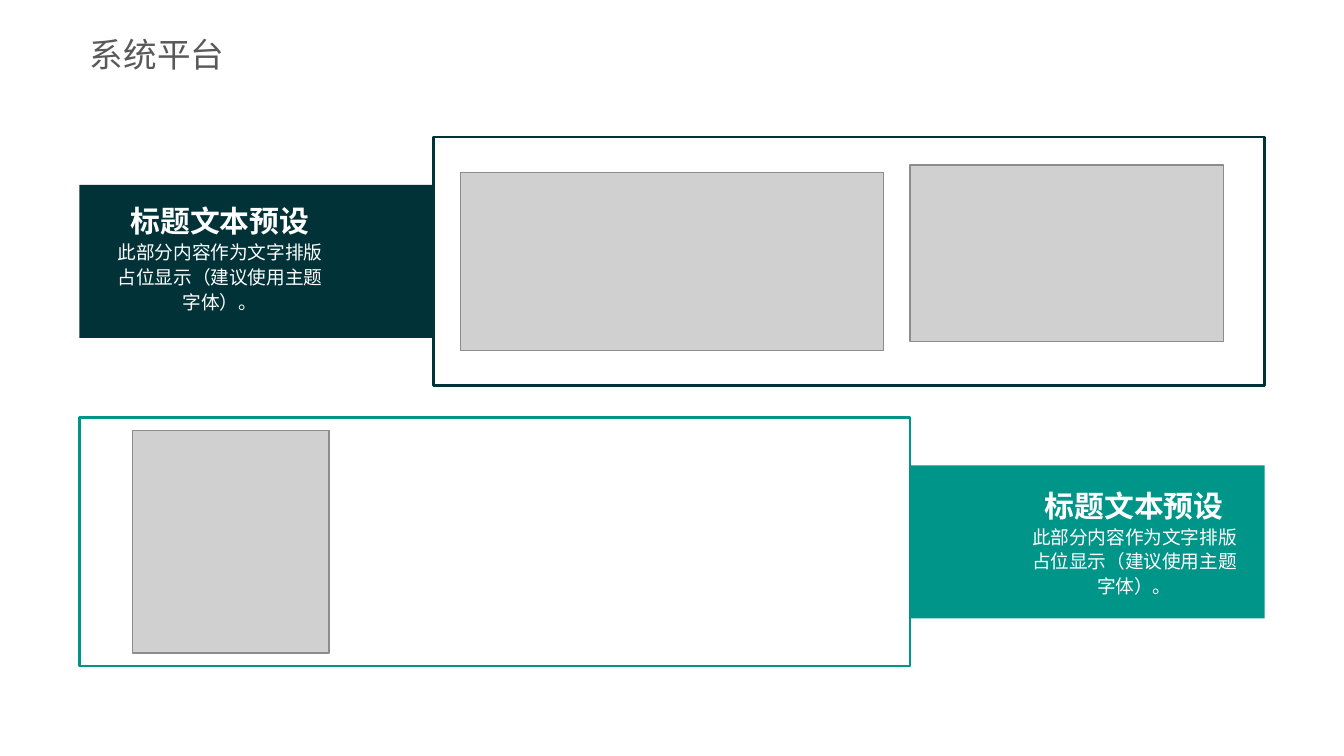
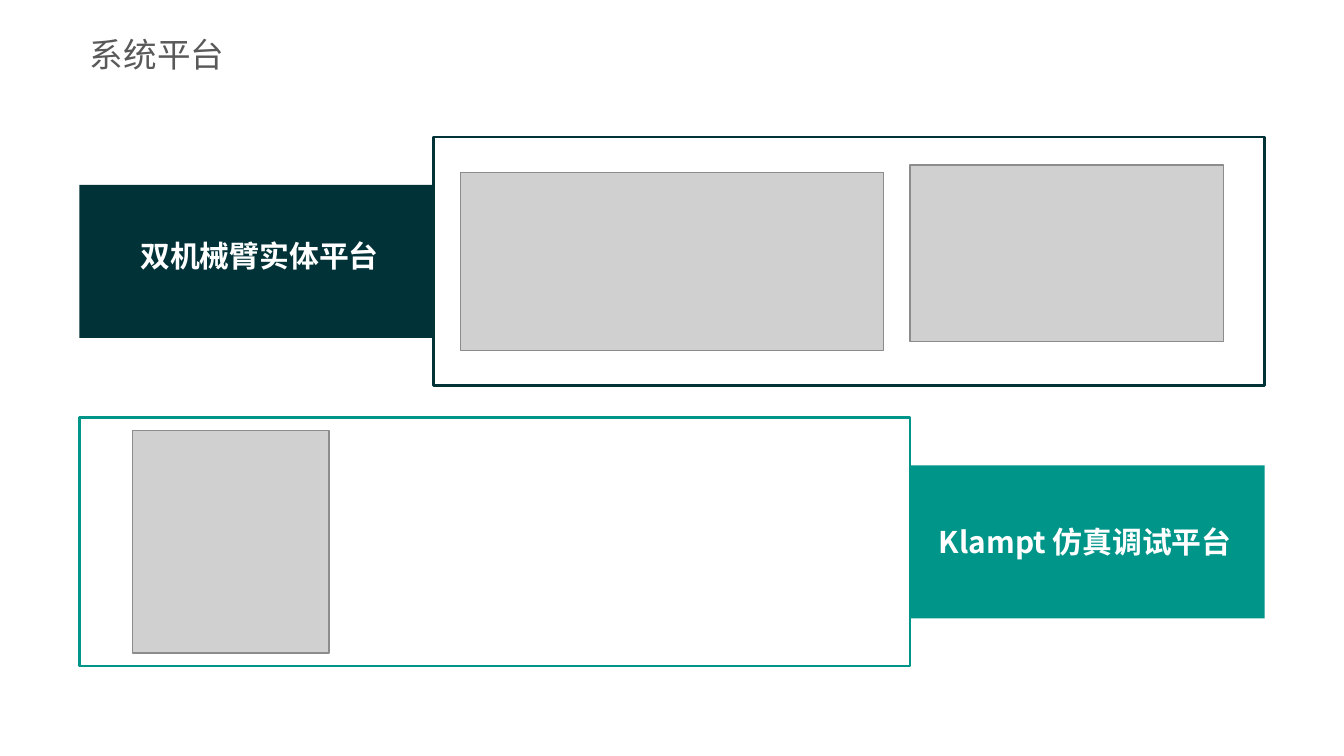
Before and after one commit to whutddk/PRM_Robotic_Arm, a slide deck: slide 5 of doc/进度报告20190912.pptx. Drawn at 1344x756 pixels with LibreOffice and Linux fonts; fonts in the diff are those of the drawing; grey boxes stand for pictures; background and template pictures are left out; a plain dark background stands for a picture behind light text. Boxes give left, top, right and bottom in pixels: in the first picture for what was removed or moved away, otherwise in the second. Text is boxed around its words. In the diff, an @@ line names an element or a change of style, - is before the commit and + after.

```diff
--- a/doc/进度报告20190912.pptx
+++ b/doc/进度报告20190912.pptx
@@ text removed at (118,243,323,311) @@
-此部分内容作为文字排版占位显示（建议使用主题字体）。
@@ text at (140,241,378,270): text changed @@
-标题文本预设
+双机械臂实体平台
@@ text at (939,527,1232,560): text changed @@
-标题文本预设
+Klampt 仿真调试平台
@@ text removed at (1032,528,1237,595) @@
-此部分内容作为文字排版占位显示（建议使用主题字体）。
```
Also in this commit, not shown: 2 other slides changed, 6 slides added, 6 slides removed, 2 other files.
